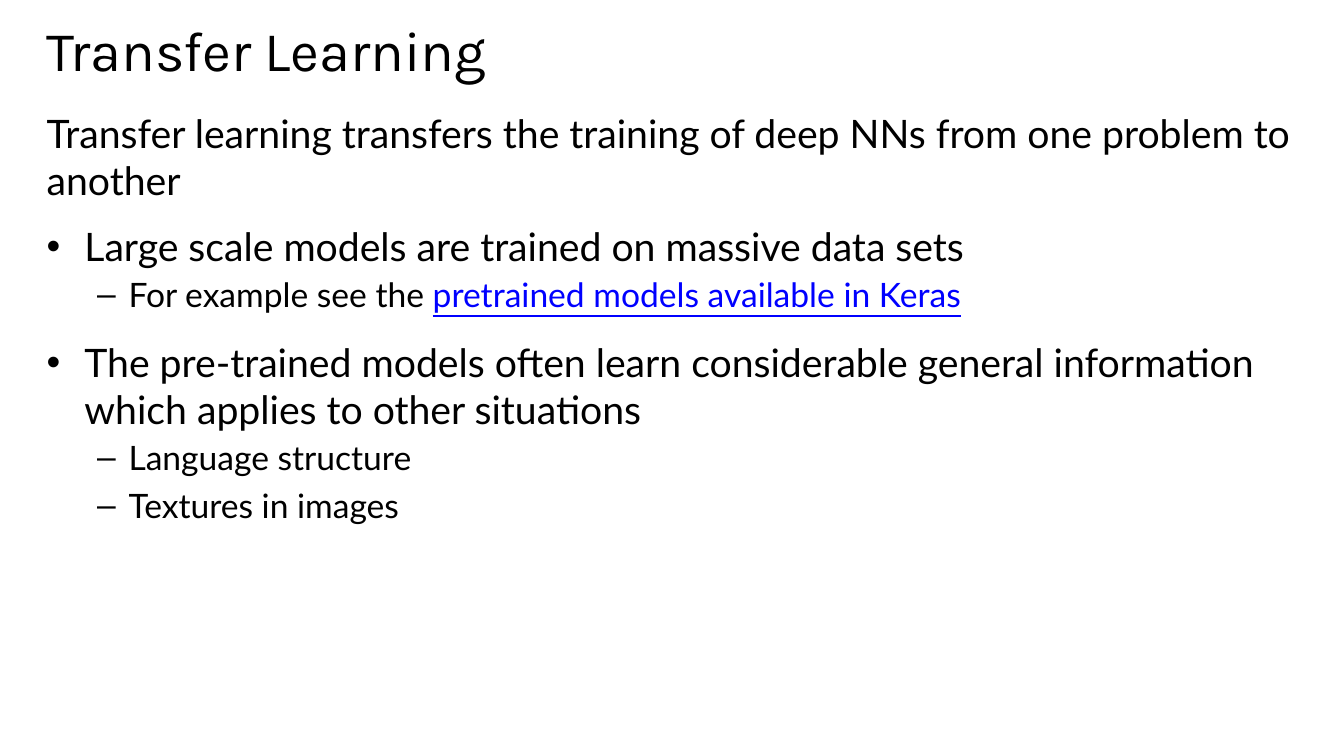
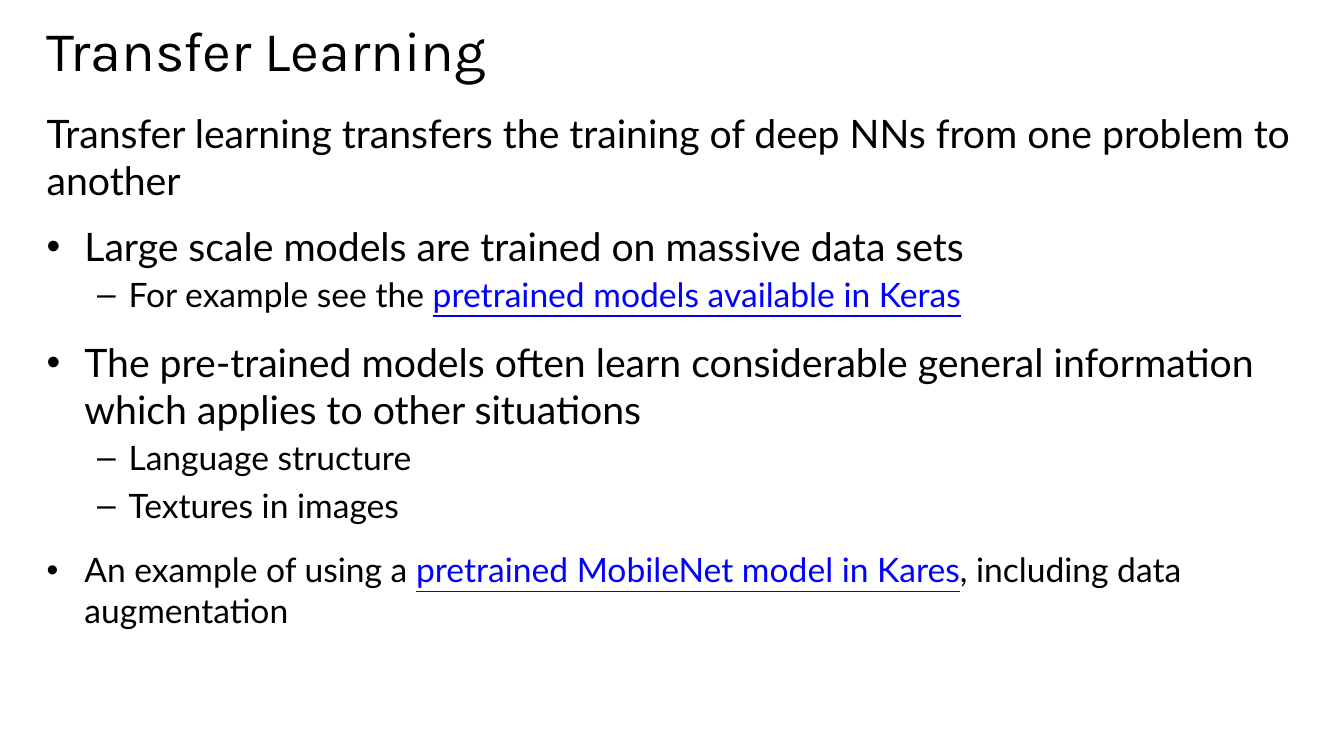
Before and after one commit to StephenElston/CSCI-E25, a slide deck: slide 57 of Slides/6_ConvolutionalNNs.pptx. Drawn at 1344x756 pixels with LibreOffice and Linux fonts; fonts in the diff are those of the drawing. Boxes give left, top, right and bottom in pixels: in the first picture for what was removed or moved away, otherwise in the second. Text is boxed around its words. In the diff, an @@ line names an element or a change of style, - is before the commit and + after.

Commit message:
Corrected typos in slides

```diff
--- a/Slides/6_ConvolutionalNNs.pptx
+++ b/Slides/6_ConvolutionalNNs.pptx
@@ text at bbox=[84, 557, 1181, 629]: paragraph added @@
+• An example of using a pretrained MobileNet model in Kares, including data augmentation
```
Also in this commit, not shown: 2 slides added.
